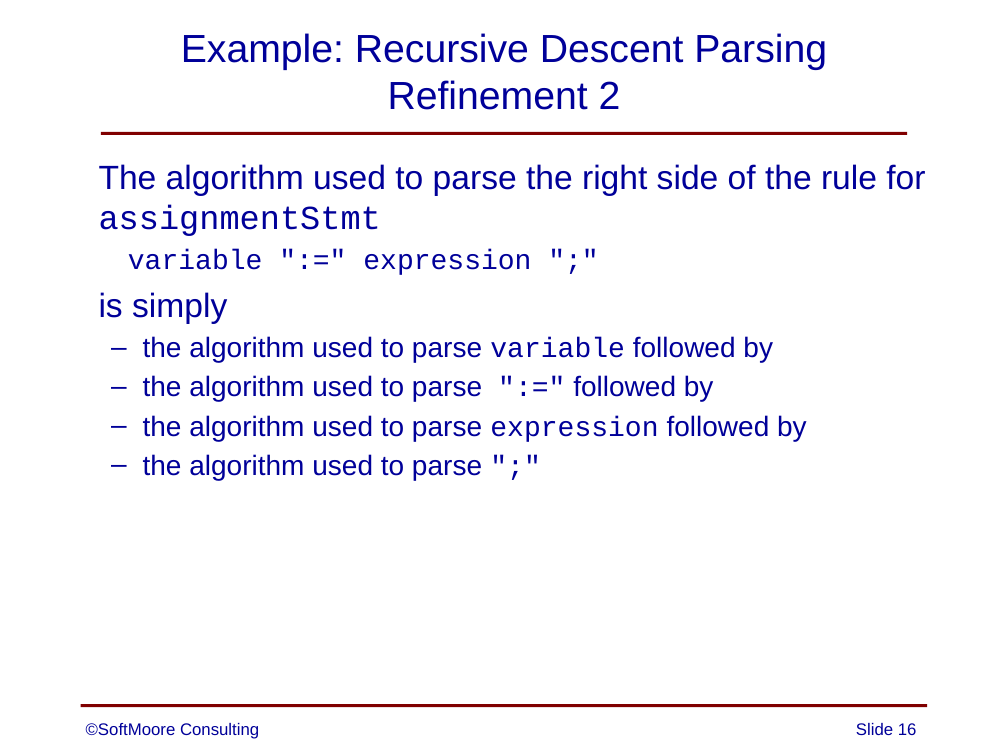
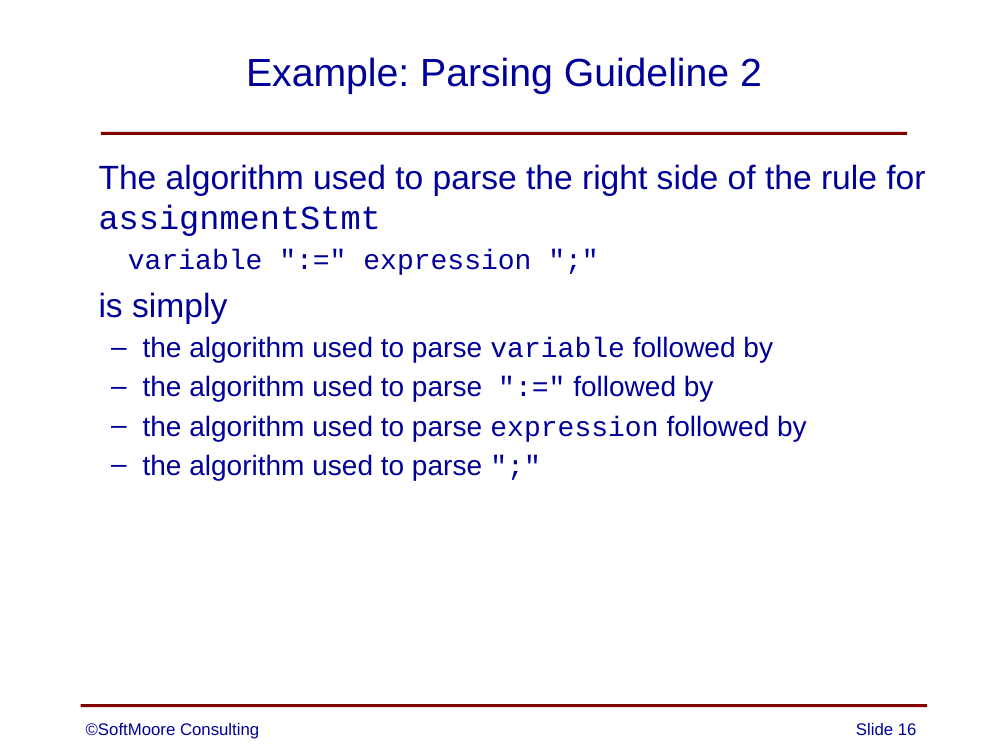
Before and after one commit to SoftMoore/CPRL-Java-3rd, a slide deck: slide 16 of PowerPoints/06 - Syntax Analysis.pptx. Drawn at 1008x756 pixels with LibreOffice and Linux fonts; fonts in the diff are those of the drawing. Boxes give left, top, right and bottom in pixels: in the first picture for what was removed or moved away, otherwise in the second. Text is boxed around its words. In the diff, an @@ line names an element or a change of style, - is before the commit and + after.

```diff
--- a/PowerPoints/06 - Syntax Analysis.pptx
+++ b/PowerPoints/06 - Syntax Analysis.pptx
@@ title at bbox=[246, 57, 762, 94]: text changed @@
-Example: Recursive Descent Parsing
-Refinement 2
+Example: Parsing Guideline 2
```
Also in this commit, not shown: 4 other slides changed.
